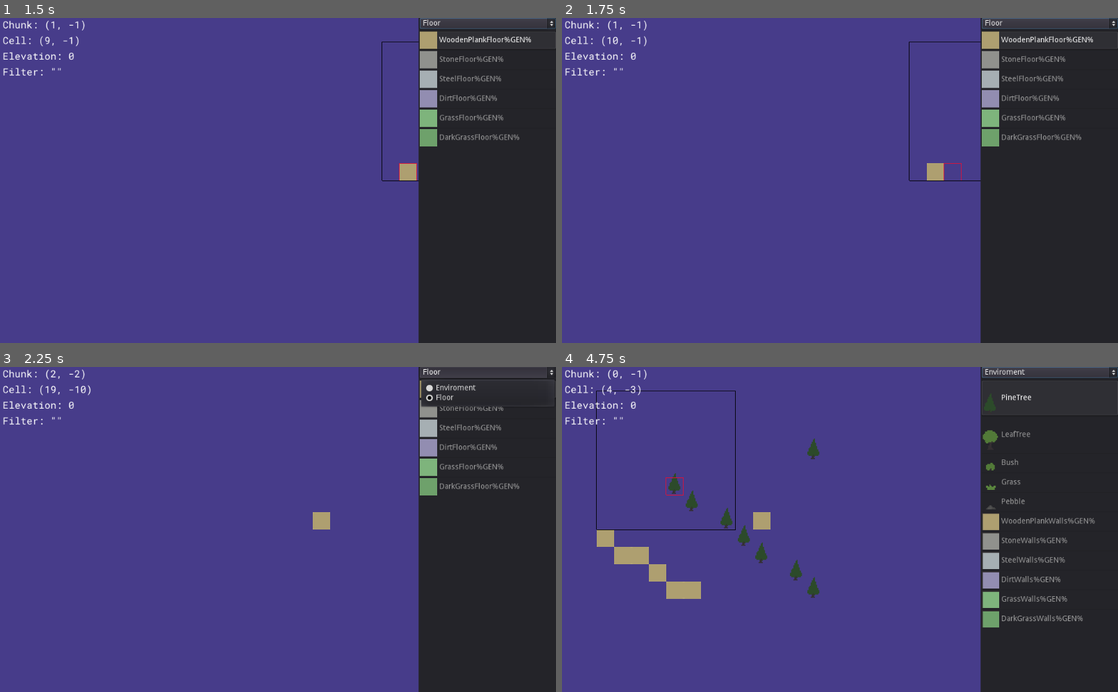
Above: before the commit, frames 1-4 (two rows, left to right).
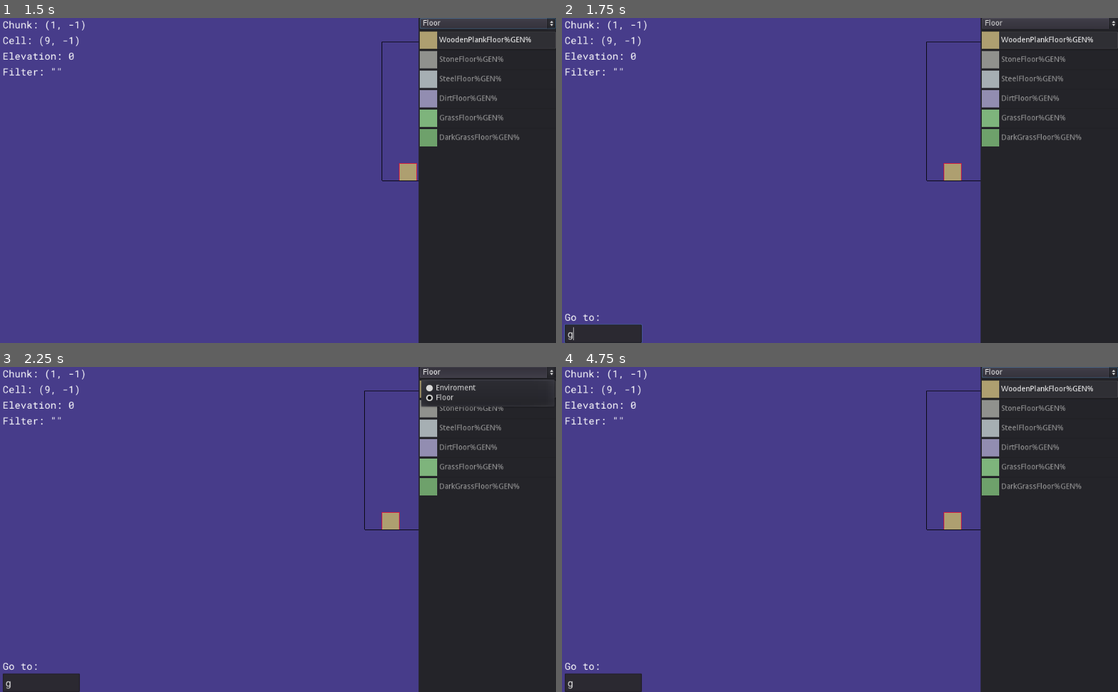
Above: after the commit, the same moments.

Repository: Boyquotes/Tile-Game
Game: Godot game, scene res://DevTools/MapEditor/MapEditor.tscn
The game is run twice, just before and just after one commit, with the same random seed, the same clock (stepped at 60 frames per second) and the same inputs. The project has no main scene, so this scene is started directly.
Inputs (mouse positions are in pixels of both pictures, inside the frame that each line leads up to):
- Up to frame 1 (1.5 s): click "Enviroment" at 0.5 s; tap Enter at 1.25 s; move the mouse to (400, 164) at 1.27 s; hold D (Right) from 1.28 s (still down); tap E (E) at 1.35 s; click (400, 164) at 1.42 s
- Up to frame 2 (1.75 s): keep holding D (Right); tap G (G, bound only after the commit) at 1.55 s
- Up to frame 3 (2.25 s): release D (Right) at 2 s; click "Floor" at 2 s
- Up to frame 4 (4.75 s): tap Space at 2.75 s; drag from (728, 545) to (812, 594) at 2.77 s; tap Enter at 3.5 s; move the mouse to (895, 458) at 3.52 s; hold D (Right) 3.53-4.25 s; tap E (E) at 3.6 s; click (895, 458) at 3.67 s; tap G (G, bound only after the commit) at 3.8 s; drag from (812, 594) to (673, 480) at 4.27 s

Frame 1 is identical in both runs. In frame 2, 1.5% of the frame differs, in the area x 0-100%, y 0-100%; in frame 3, 1.4%; in frame 4, 6.8%.

Commit message:
MapEditor goto

Diff:
--- a/DevTools/MapEditor/Cam/Cam.gd
+++ b/DevTools/MapEditor/Cam/Cam.gd
@@ -32,7 +32,7 @@
 	if Input.is_action_pressed("LShift"):
 		direction *= 2
 
-	position += direction
+	global_position += direction
 	cooldown = COOLDOWN_TIME
 
 
@@ -44,13 +44,13 @@
 		return
 
 	if Input.is_action_pressed("Up"):
-		move_camera(Vector2(0,-16))
+		move_camera(Vector2(0,-DATA.Map.BASE_SCALE))
 	if Input.is_action_pressed("Down"):
-		move_camera(Vector2(0,16))
+		move_camera(Vector2(0,DATA.Map.BASE_SCALE))
 	if Input.is_action_pressed("Left"):
-		move_camera(Vector2(-16,0))
+		move_camera(Vector2(-DATA.Map.BASE_SCALE,0))
 	if Input.is_action_pressed("Right"):
-		move_camera(Vector2(16,0))
+		move_camera(Vector2(DATA.Map.BASE_SCALE,0))
 
 
 func _input(event: InputEvent) -> void:
--- a/DevTools/MapEditor/MapEditor.tscn
+++ b/DevTools/MapEditor/MapEditor.tscn
@@ -157,6 +157,29 @@
 text = "Filter"
 fit_content_height = true
 
+[node name="Goto" type="LineEdit" parent="UIElements/MC/GC/Info"]
+visible = false
+margin_top = 566.0
+margin_right = 142.0
+margin_bottom = 600.0
+size_flags_horizontal = 0
+size_flags_vertical = 0
+theme = ExtResource( 5 )
+context_menu_enabled = false
+virtual_keyboard_enabled = false
+shortcut_keys_enabled = false
+middle_mouse_paste_enabled = false
+selecting_enabled = false
+deselect_on_focus_loss_enabled = false
+
+[node name="RichTextLabel" type="RichTextLabel" parent="UIElements/MC/GC/Info/Goto"]
+margin_top = -26.0
+margin_right = 355.0
+margin_bottom = 2.0
+theme = ExtResource( 5 )
+text = "Go to:"
+fit_content_height = true
+
 [node name="null" type="VBoxContainer" parent="UIElements/MC/GC"]
 margin_left = 256.0
 margin_right = 508.0
@@ -248,6 +271,7 @@
 [connection signal="text_entered" from="UIElements/MC/GC/Info/SaveEdit" to="." method="_on_SaveEdit_text_entered"]
 [connection signal="text_entered" from="UIElements/MC/GC/Info/LoadEdit" to="." method="_on_LoadEdit_text_entered"]
 [connection signal="text_entered" from="UIElements/MC/GC/Info/FilterEdit" to="." method="_on_Filter_text_entered"]
+[connection signal="text_entered" from="UIElements/MC/GC/Info/Goto" to="." method="_on_GOTO_text_entered"]
 [connection signal="item_selected" from="UIElements/MC/GC/TileScroll/TMSelect" to="." method="_on_TMSelect_item_selected"]
 [connection signal="item_selected" from="UIElements/MC/GC/TileScroll/ItemList" to="." method="_on_ItemList_item_selected"]
 
--- a/DevTools/MapEditor/MapEditorInput.gd
+++ b/DevTools/MapEditor/MapEditorInput.gd
@@ -27,6 +27,7 @@
 	addingFilter = false,
 	isSaving     = false,
 	isLoading    = false,
+	goto         = false,
 }
 
 onready var UIElement = {
@@ -37,6 +38,7 @@
 	SaveEdit = $UIElements/MC/GC/Info/SaveEdit,
 	LoadEdit = $UIElements/MC/GC/Info/LoadEdit,
 	FilterEdit = $UIElements/MC/GC/Info/FilterEdit,
+	GotoEdit = $UIElements/MC/GC/Info/Goto,
 }
 
 var inputActive:bool = true
@@ -52,6 +54,7 @@
 
 	_save_input(event)
 	_load_input(event)
+	_goto_input(event)
 	_filter_input(event)
 
 	# Check if something is being input
@@ -257,6 +260,34 @@
 ### ----------------------------------------------------
 # UI Control
 ### ----------------------------------------------------
+func _goto_input(event:InputEvent) -> void:
+	for state in States:
+		if state == "goto": continue
+		if States[state]: return
+
+	if event.is_action_pressed(INPUT.TR["G"]) and not States.goto:
+		_show_lineEdit("goto", UIElement.GotoEdit)
+
+	if event.is_action_pressed(INPUT.TR["ESC"]) and States.goto:
+		_hide_lineEdit("goto", UIElement.GotoEdit)
+
+
+func _on_GOTO_text_entered(new_text: String) -> void:
+	var coords:Array = new_text.split(" ")
+	if not coords.size() >= 2: return
+	if not coords[0].is_valid_integer() and coords[1].is_valid_integer():
+		return
+
+	var x:int = int(coords[0]) * DATA.Map.BASE_SCALE
+	var y:int = int(coords[1]) * DATA.Map.BASE_SCALE
+	$Cam.global_position = Vector2(x,y)
+
+	_hide_lineEdit("goto", UIElement.GotoEdit)
+### ----------------------------------------------------
+
+### ----------------------------------------------------
+# UI Control
+### ----------------------------------------------------
 func _physics_process(_delta: float) -> void:
 	UIZone = LibK.UI.is_mouse_on_ui(UIElement.TileScroll, UIElement.Parent)
 
--- a/Global/Singletons/INPUT.gd
+++ b/Global/Singletons/INPUT.gd
@@ -21,6 +21,7 @@
 	"LCtrl" : "LCtrl",
 	"ESC" : "ESC",
 	"F" : "F",
+	"G" : "G",
 }
 
 ### ----------------------------------------------------
--- a/project.godot
+++ b/project.godot
@@ -162,6 +162,11 @@
 "events": [ Object(InputEventKey,"resource_local_to_scene":false,"resource_name":"","device":0,"alt":false,"shift":false,"control":false,"meta":false,"command":false,"pressed":false,"scancode":70,"physical_scancode":0,"unicode":0,"echo":false,"script":null)
  ]
 }
+G={
+"deadzone": 0.5,
+"events": [ Object(InputEventKey,"resource_local_to_scene":false,"resource_name":"","device":0,"alt":false,"shift":false,"control":false,"meta":false,"command":false,"pressed":false,"scancode":71,"physical_scancode":0,"unicode":0,"echo":false,"script":null)
+ ]
+}
 
 [physics]
 
